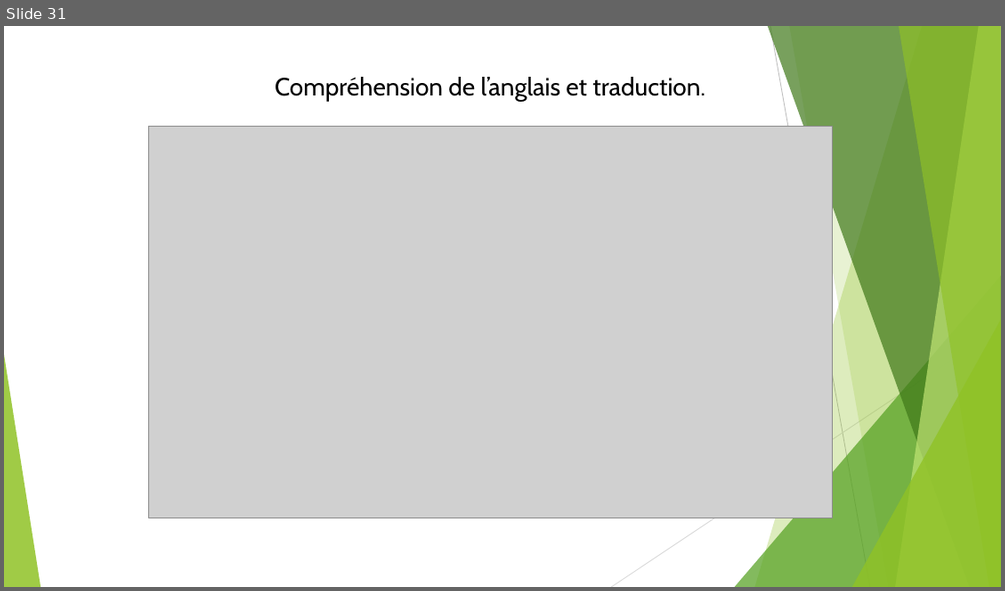
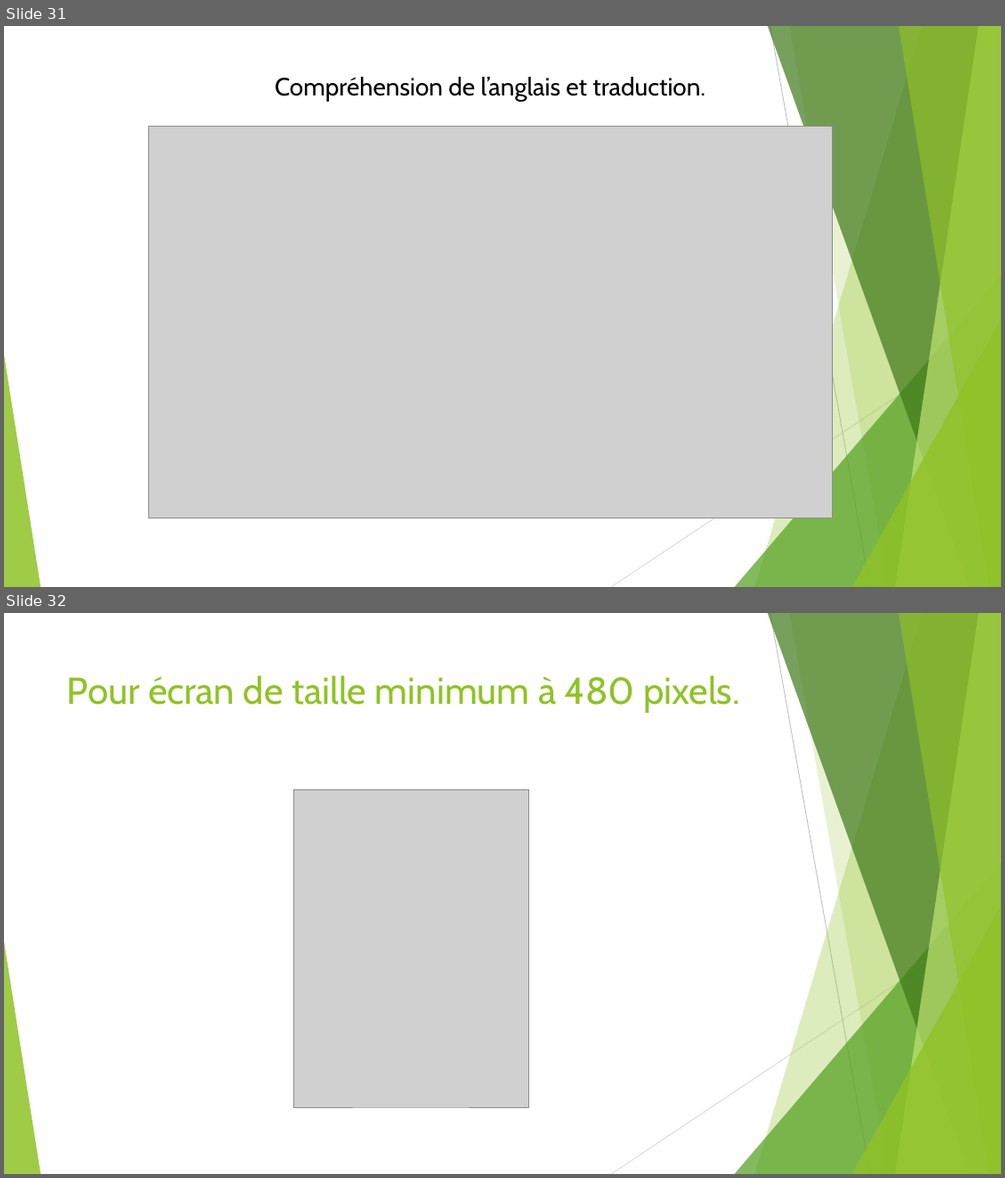
Before and after one commit to Kevin200122/DWWM, a slide deck: DossierProjetStage/DossierProjetBonus.odp. Shown one above the other, each under a label of ours: slide 31 before the commit, slides 31 and 32 after it. The pictures are 1005x591 and 1005x1178 pixels, drawn with LibreOffice and Linux fonts; fonts in the diff are those of the drawing; grey boxes stand for pictures. Boxes give left, top, right and bottom in pixels: in the first picture for what was removed or moved away, otherwise in the second. Text is boxed around its words. In the diff, an @@ line names an element or a change of style, - is before the commit and + after.

```diff
--- a/DossierProjetStage/DossierProjetBonus.odp
+++ b/DossierProjetStage/DossierProjetBonus.odp
@@ slide 32 added at [4,613,1001,1174], background #FFFFFF; not listed: 10 template elements that a slide beside it also shows @@
@@ title added at [67,675,740,713], 36 pt, text #90C226 @@
+Pour écran de taille minimum à 480 pixels.
@@ picture added at [293,789,528,1107] @@
```
Also in this commit, not shown: 4 slides changed, 5 other slides added, 3 slides removed, 6 other files.
